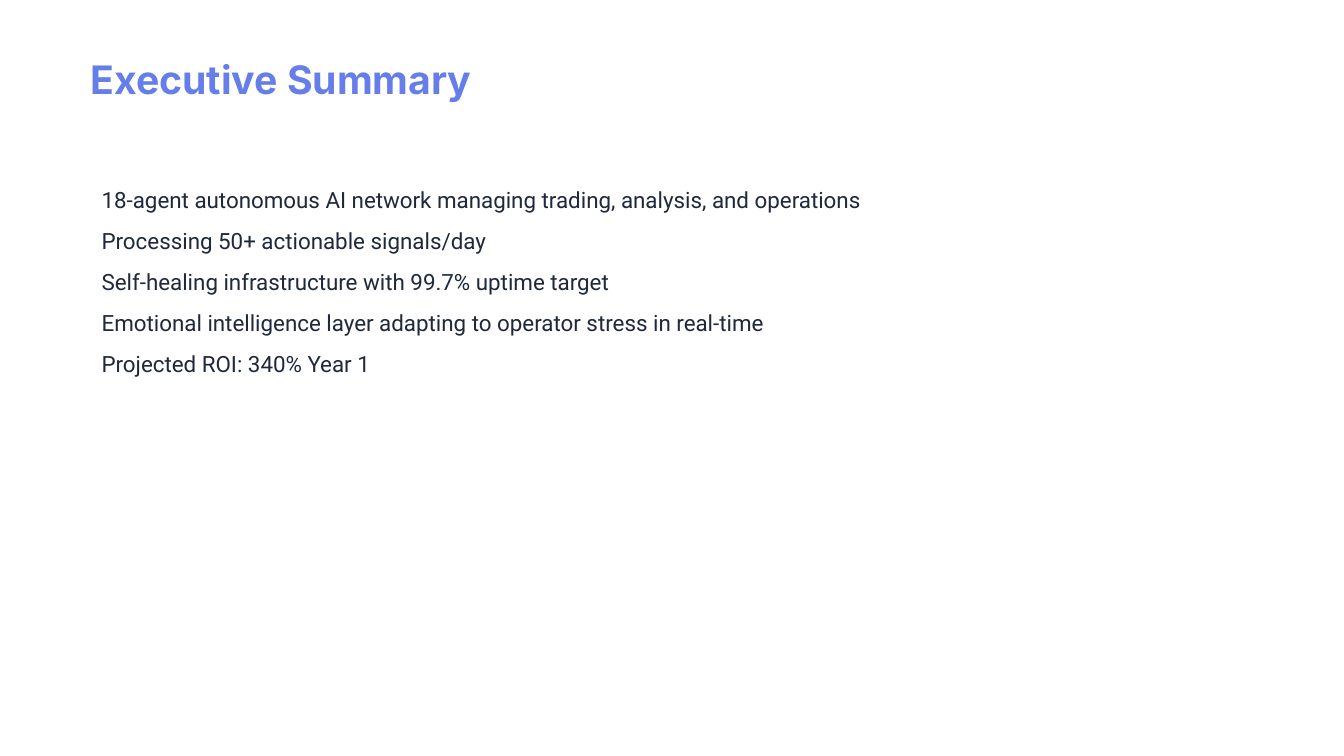
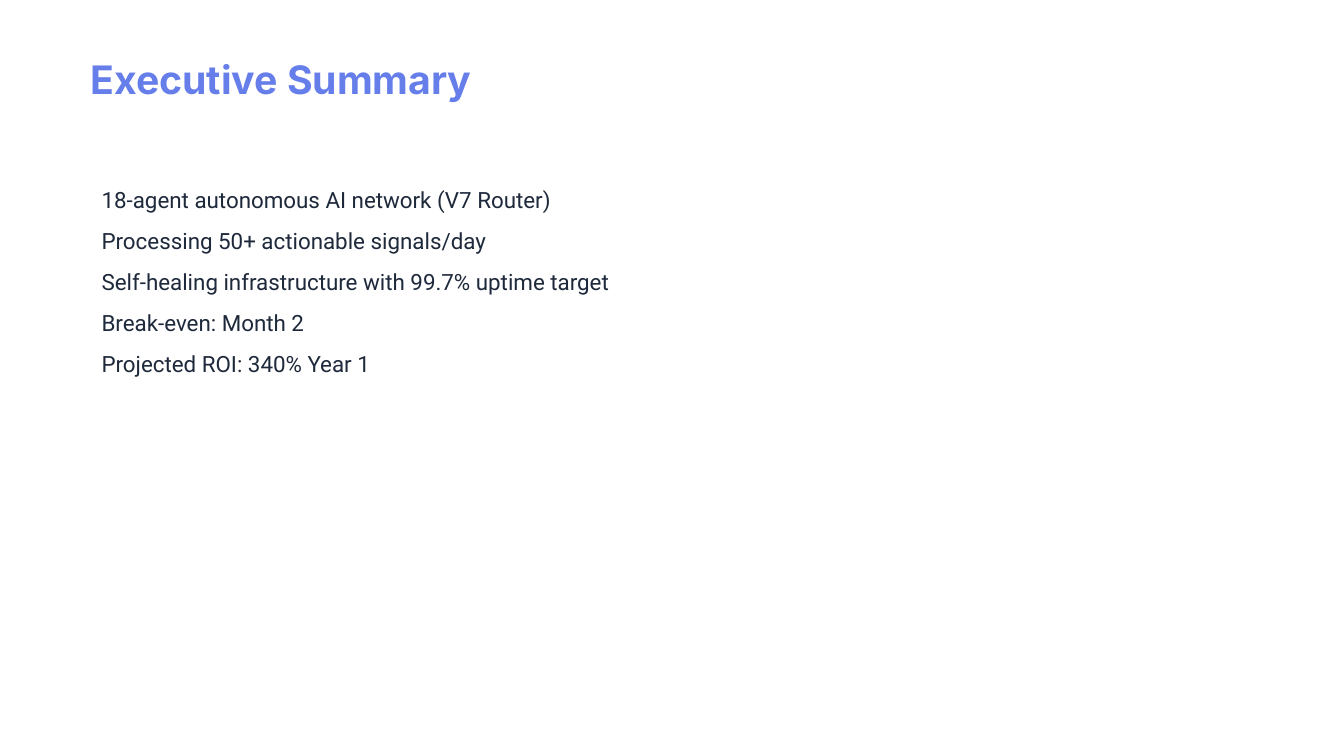
Before and after one commit to maurop70/Meta_App_Factory2, a slide deck: slide 2 of data/executive_reports/Delegate_AI_Investor_Pitch.pptx. Drawn at 1344x756 pixels with LibreOffice and Linux fonts; fonts in the diff are those of the drawing. Boxes give left, top, right and bottom in pixels: in the first picture for what was removed or moved away, otherwise in the second. Text is boxed around its words. In the diff, an @@ line names an element or a change of style, - is before the commit and + after.

```diff
--- a/data/executive_reports/Delegate_AI_Investor_Pitch.pptx
+++ b/data/executive_reports/Delegate_AI_Investor_Pitch.pptx
@@ text at (102, 190, 550, 213): text changed @@
-18-agent autonomous AI network managing trading, analysis, and operations
+18-agent autonomous AI network (V7 Router)
@@ text at (102, 314, 304, 332): text changed @@
-Emotional intelligence layer adapting to operator stress in real-time
+Break-even: Month 2
```
Also in this commit, not shown: 4 other slides changed, 2 slides added, 1 slide removed, 32 other files.
